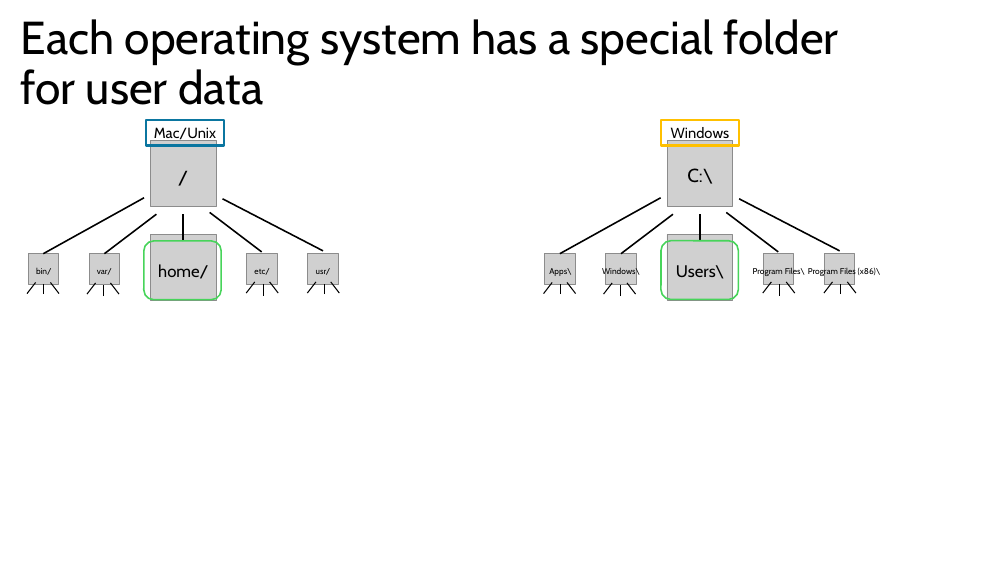
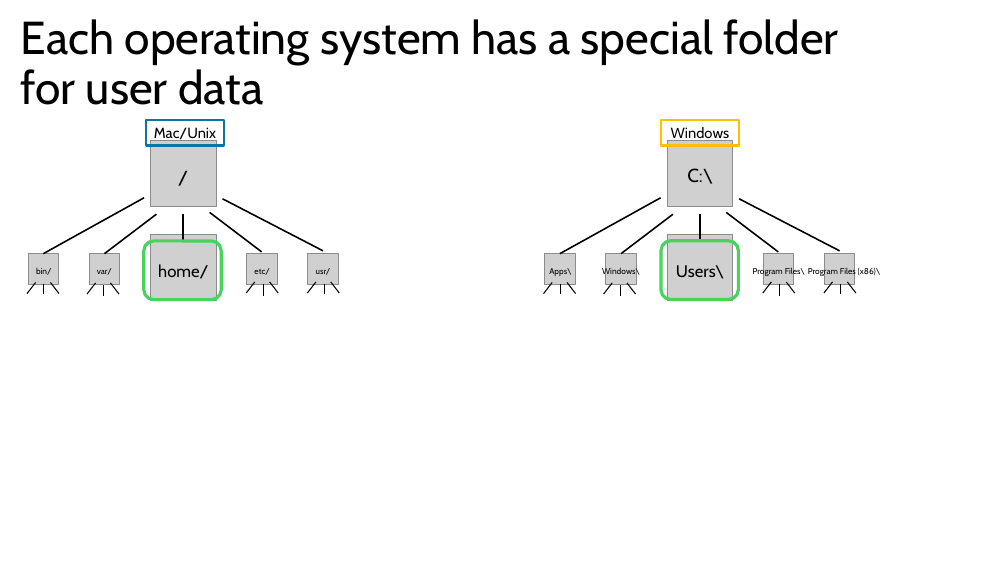
Before and after one commit to harvardinformatics/short-trainings, a slide deck: slide 16 of cmd-line-101/filesystems.pptx. Drawn at 1008x567 pixels with LibreOffice and Linux fonts; fonts in the diff are those of the drawing; grey boxes stand for pictures. Boxes give left, top, right and bottom in pixels: in the first picture for what was removed or moved away, otherwise in the second. Text is boxed around its words. In the diff, an @@ line names an element or a change of style, - is before the commit and + after.

```diff
--- a/cmd-line-101/filesystems.pptx
+++ b/cmd-line-101/filesystems.pptx
@@ rounded rectangle at (144,241,221,300): outline #47D45A 1.5 pt to #47D45A 3 pt @@
@@ rounded rectangle at (661,240,738,299): outline #47D45A 1.5 pt to #47D45A 3 pt @@
```
Also in this commit, not shown: 9 other slides changed, 9 slides added, 6 slides removed.
